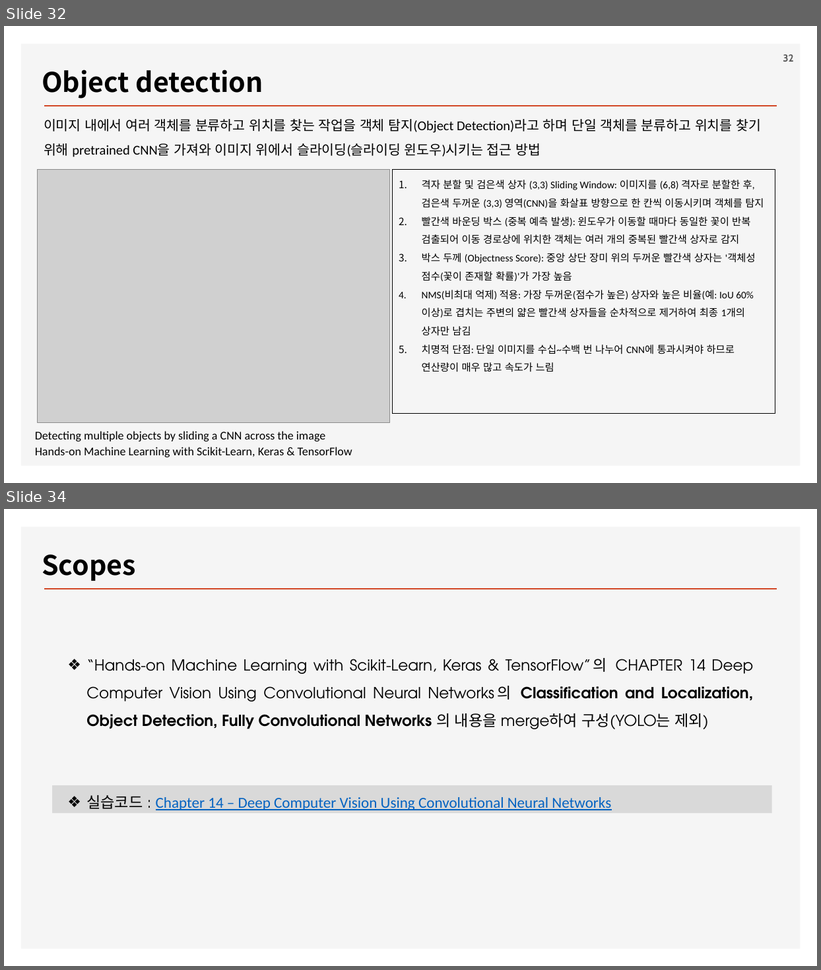
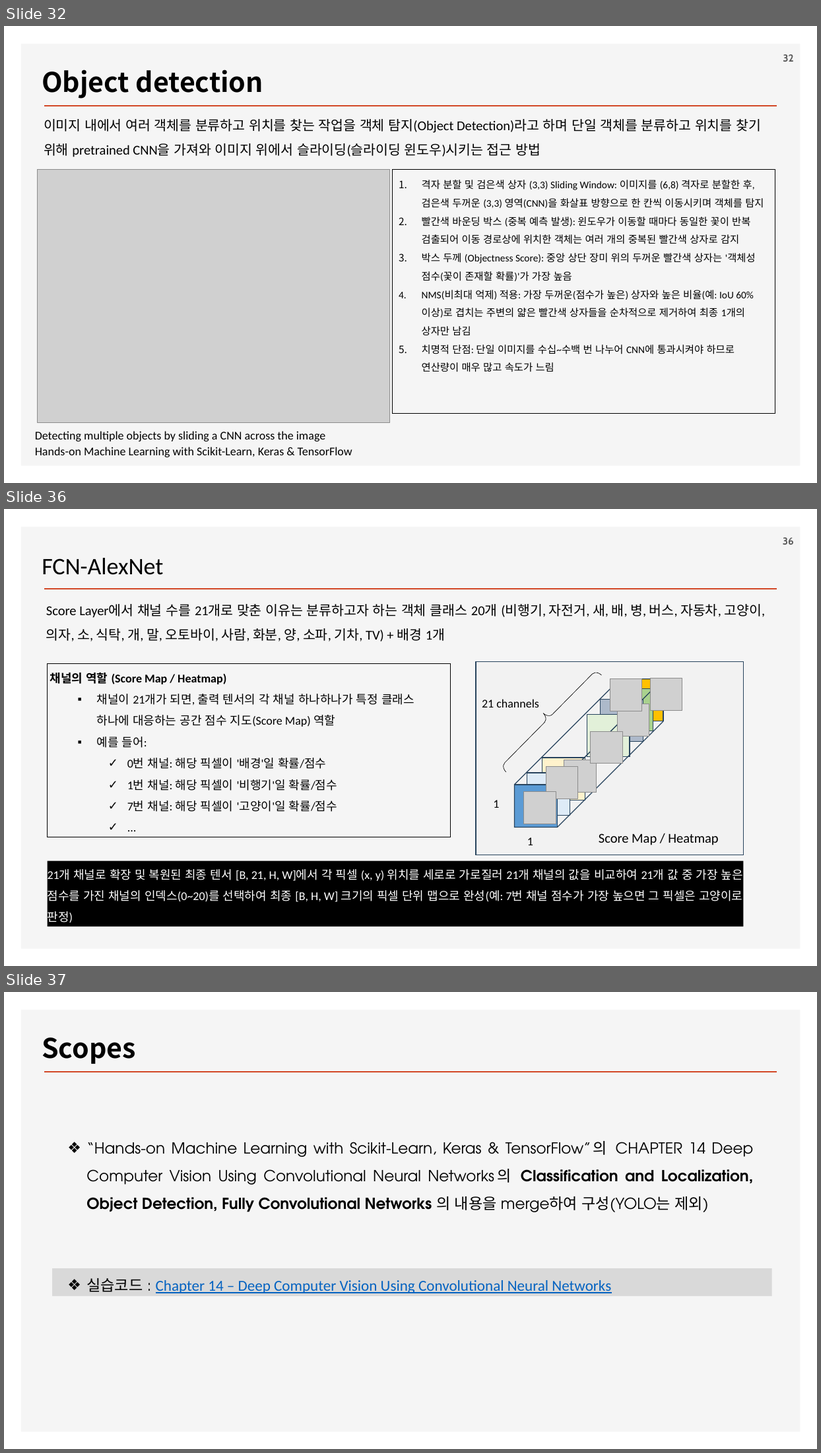
Before and after one commit to ancestor9/2026_Fall_Deep-Learning-with-Python, a slide deck: Chapter 11 Image segmentation.pptx. Shown one above the other, each under a label of ours: slides 32 and 34 before the commit, slides 32, 36 and 37 after it; the slides between them are not shown. The pictures are 821x970 and 821x1453 pixels, drawn with LibreOffice and Linux fonts; fonts in the diff are those of the drawing; grey boxes stand for pictures; background and template pictures are left out. Boxes give left, top, right and bottom in pixels: in the first picture for what was removed or moved away, otherwise in the second. Text is boxed around its words. In the diff, an @@ line names an element or a change of style, - is before the commit and + after.

```diff
--- a/Chapter 11 Image segmentation.pptx
+++ b/Chapter 11 Image segmentation.pptx
@@ slide 36 added at (4,509,817,966), background #FFFFFF; not listed: 2 template elements that a slide beside it also shows @@
@@ page number added at (783,537,794,545), 12 pt, text #595959, bold @@
+36
@@ text added at (42,558,163,575), 28 pt, text #000000 @@
+FCN-AlexNet
@@ text added at (46,604,766,642), 16 pt, text #000000 @@
+Score Layer에서 채널 수를 21개로 맞춘 이유는 분류하고자 하는 객체 클래스 20개 (비행기, 자전거, 새, 배, 병, 버스, 자동차, 고양이, 의자, 소, 식탁, 개, 말, 오토바이, 사람, 화분, 양, 소파, 기차, TV) + 배경 1개
@@ rectangle added at (48,664,451,837), outline #000000 0.75 pt, 14 pt, text #000000 @@
+채널의 역할 (Score Map / Heatmap)
+  ▪ 채널이 21개가 되면, 출력 텐서의 각 채널 하나하나가 특정 클래스 하나에 대응하는 공간 점수 지도(Score Map) 역할
+  ▪ 예를 들어:
+    ✓ 0번 채널: 해당 픽셀이 '배경'일 확률/점수
+    ✓ 1번 채널: 해당 픽셀이 '비행기'일 확률/점수
+    ✓ 7번 채널: 해당 픽셀이 '고양이'일 확률/점수
+    ✓ ...
@@ rectangle added at (476,661,744,855), fill #F2F2F2, outline #28445D 1 pt @@
@@ picture added at (611,679,642,711) @@
@@ picture added at (651,679,682,710) @@
@@ picture added at (618,704,649,736) @@
@@ picture added at (591,731,622,763) @@
@@ picture added at (564,760,596,792) @@
@@ picture added at (547,767,578,799) @@
@@ picture added at (524,792,556,824) @@
@@ group added at (482,665,663,846): 7 rectangles, 3 texts, 1 cube, 1 right brace @@
+21 channels
+1
+1
@@ text added at (599,834,718,846), 16 pt, text #000000 @@
+Score Map / Heatmap
@@ rectangle added at (48,861,744,927), fill #000000, 14 pt, text #FFFFFF @@
+21개 채널로 확장 및 복원된 최종 텐서 [B, 21, H, W]에서 각 픽셀 (x, y) 위치를 세로로 가로질러 21개 채널의 값을 비교하여 21개 값 중 가장 높은 점수를 가진 채널의 인덱스(0~20)를 선택하여 최종 [B, H, W] 크기의 픽셀 단위 맵으로 완성(예: 7번 채널 점수가 가장 높으면 그 픽셀은 고양이로 판정)
@@ what was slide 34 is now slide 37 @@
```
Also in this commit, not shown: 2 slides changed, 1 other slide added.
